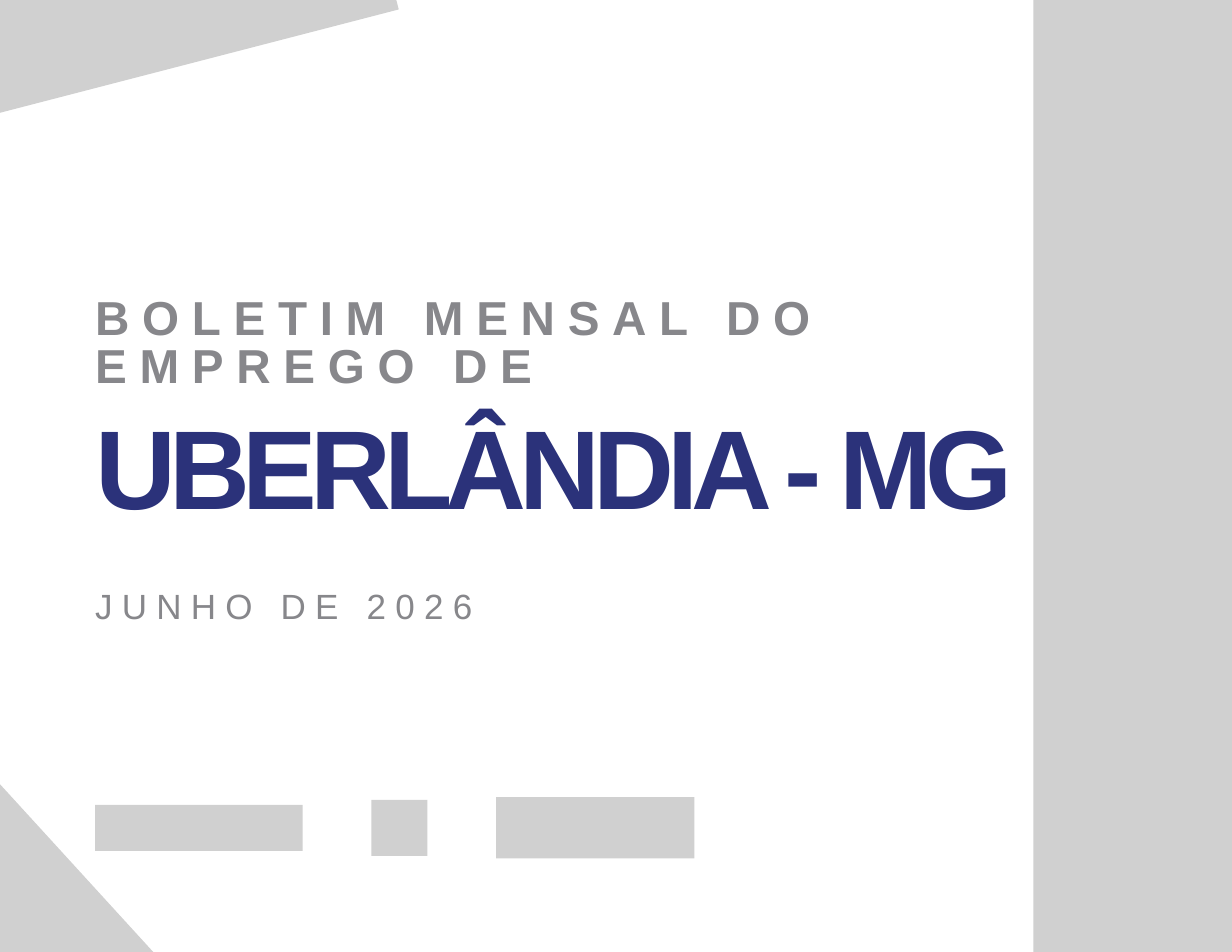
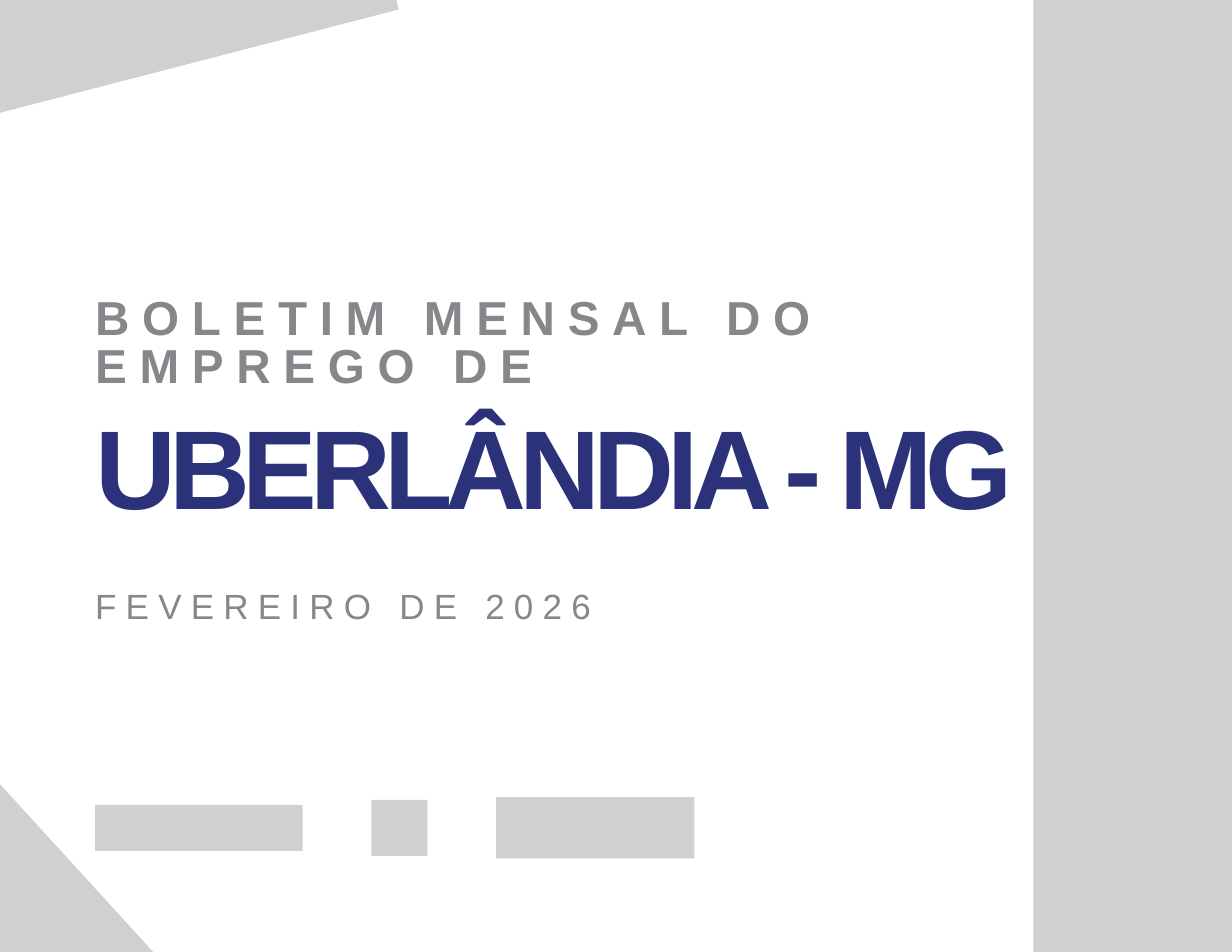
Before and after one commit to welbertomas/novo-caged-dashboard-udi, a slide deck: slide 1 of boletim/Boletim Mensal do Mercado de Trabalho.pptx. Drawn at 1232x952 pixels with LibreOffice and Linux fonts; fonts in the diff are those of the drawing; grey boxes stand for pictures; background and template pictures are left out. Boxes give left, top, right and bottom in pixels: in the first picture for what was removed or moved away, otherwise in the second. Text is boxed around its words. In the diff, an @@ line names an element or a change of style, - is before the commit and + after.

```diff
--- a/boletim/Boletim Mensal do Mercado de Trabalho.pptx
+++ b/boletim/Boletim Mensal do Mercado de Trabalho.pptx
@@ text at box(95, 594, 591, 619): text changed @@
-JUNHO DE 2026
+FEVEREIRO DE 2026
```
Also in this commit, not shown: 2 slides removed, 34 other files.
